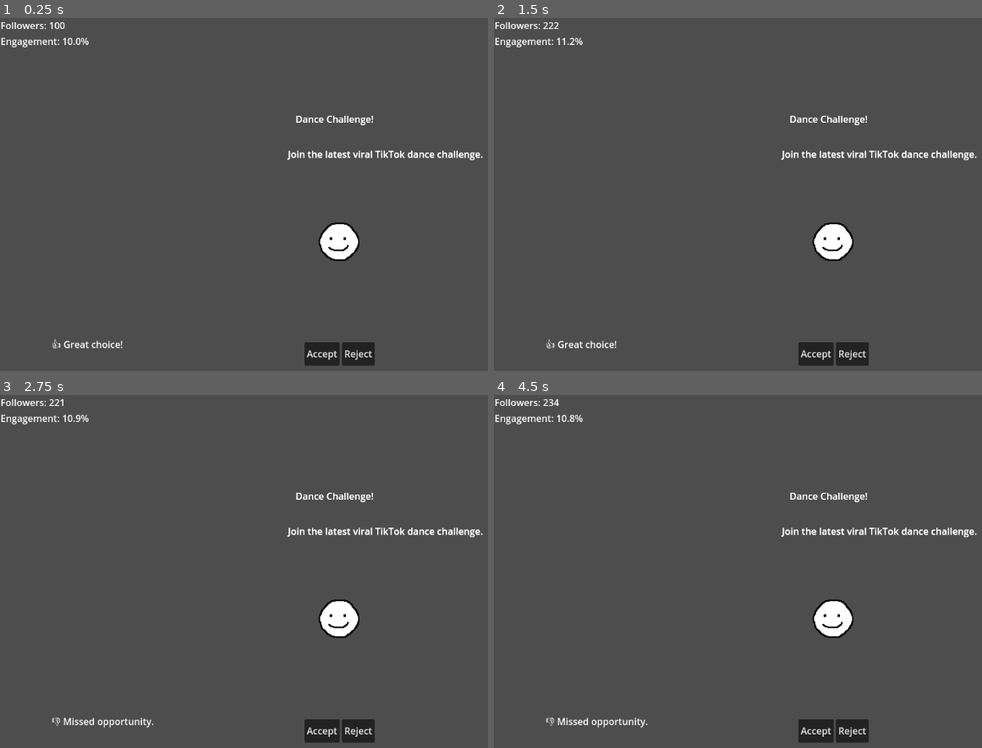
Above: before the commit, frames 1-4 (two rows, left to right).
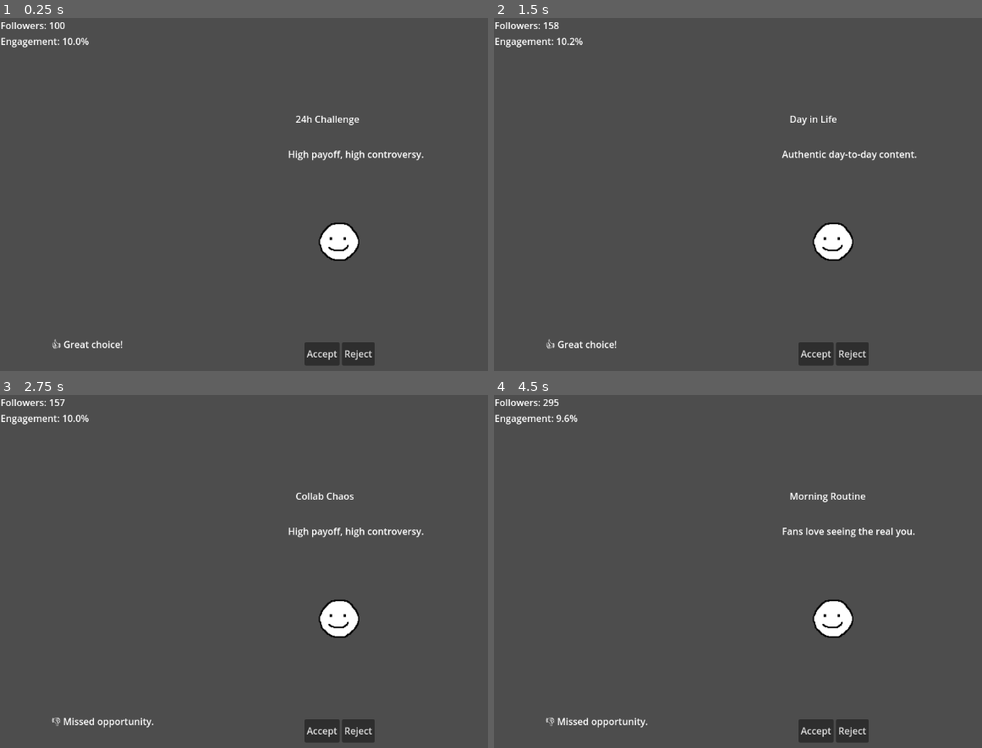
Above: after the commit, the same moments.

Repository: Sanyam-jhingan/InfluencerGame
Game: Godot game, scene res://Main.tscn
The game is run twice, just before and just after one commit, with the same random seed, the same clock (stepped at 60 frames per second) and the same inputs.
Inputs:
- Up to frame 1 (0.25 s): no input
- Up to frame 2 (1.5 s): click "Accept" at 0.5 s; click "Accept" at 1.25 s
- Up to frame 3 (2.75 s): click "Reject" at 2 s
- Up to frame 4 (4.5 s): click "Reject" at 2.75 s; click "Accept" at 3.5 s; click "Reject" at 4.25 s

The runs differ from the first frame. In frame 1, 0.8% of the frame differs, in the area x 58-99%, y 27-41%; in frame 2, 0.8%; in frame 3, 0.7%; in frame 4, 0.8%, in the area x 11-99%, y 1-41%.

Commit message:
Dynamic cards

Diff:
--- a/Card.gd
+++ b/Card.gd
@@ -4,17 +4,49 @@
 signal swipe_rejected(card_data)
 
 var card_data = {
-	"title": "Dance Challenge!",
-	"description": "Join the latest viral TikTok dance challenge.",
-	"reach": randi_range(10, 100),
-	"risk": randf_range(0.1, 0.5)
+	"title": "",
+	"description": "",
+	"reach": 0,
+	"risk": 0.0,
+	"content_type": null,
+	"quality_score": 0.0
+}
+
+# Content-type labels for hints
+var titles_by_type = {
+	"BRAND": ["Sponsored Unboxing", "Ad Deal: Energy Drink", "Brand Q&A"],
+	"TREND": ["Dance Challenge!", "Meme Remix", "Trend Alert 🚨"],
+	"VLOG": ["Morning Routine", "Day in Life", "Vlog: Behind Scenes"],
+	"CHALLENGE": ["24h Challenge", "Extreme Reaction", "Collab Chaos"]
+}
+
+var desc_by_type = {
+	"BRAND": ["Promote a product for a brand.", "Paid ad with target audience.", "Branded content opportunity."],
+	"TREND": ["Viral content circulating online.", "Jump on the latest social meme.", "Might pop off—might flop."],
+	"VLOG": ["Authentic day-to-day content.", "Fans love seeing the real you.", "Longer format video."],
+	"CHALLENGE": ["Trending challenge with big risks.", "High payoff, high controversy.", "Can you pull it off?"]
 }
 
 func _ready():
+	randomize_card_data()
+	display_card()
+	$ButtonContainer/AcceptButton.pressed.connect(_on_accept)
+	$ButtonContainer/RejectButton.pressed.connect(_on_reject)
+
+func randomize_card_data():
+	var types = ["BRAND", "TREND", "VLOG", "CHALLENGE"]
+	var picked_type = types[randi() % types.size()]
+
+	card_data.content_type = picked_type
+	card_data.title = titles_by_type[picked_type][randi() % titles_by_type[picked_type].size()]
+	card_data.description = desc_by_type[picked_type][randi() % desc_by_type[picked_type].size()]
+	card_data.reach = randi_range(50, 300)
+	card_data.risk = randf_range(0.0, 0.6)
+	card_data.quality_score = randf_range(0.0, 1.0)
+
+func display_card():
 	$TitleLabel.text = card_data.title
 	$DescLabel.text = card_data.description
-	$ButtonContainer/AcceptButton.pressed.connect(_on_accept)
-	$ButtonContainer/RejectButton.pressed.connect(_on_reject)
 
 func _on_accept():
 	swipe_accepted.emit(card_data)
--- a/Card.tscn
+++ b/Card.tscn
@@ -38,7 +38,6 @@
 offset_top = -97.0
 offset_right = 73.0
 offset_bottom = -74.0
-text = "Dance Challenge!"
 
 [node name="DescLabel" type="Label" parent="."]
 layout_mode = 0
--- a/Main.gd
+++ b/Main.gd
@@ -11,34 +11,128 @@
 var engagement = 10.0
 var current_card = null
 
+# Algorithm Update System
+enum FavoredContent { TREND, BRAND, VLOG, CHALLENGE }
+var current_favored = FavoredContent.TREND
+var algorithm_timer := Timer.new()
+
+# Brand Deal System
+var brand_deals = []
+var active_deal = null
+
 func _ready():
 	update_stats()
 	generate_new_card()
+
+	# Setup algorithm timer
+	add_child(algorithm_timer)
+	algorithm_timer.wait_time = 30
+	algorithm_timer.autostart = true
+	algorithm_timer.timeout.connect(_on_algorithm_shift)
+
+	# Simulate initial brand deal
+	offer_brand_deal()
 
 func update_stats():
 	follower_label.text = "Followers: %d" % followers
 	engagement_label.text = "Engagement: %.1f%%" % engagement
 
 func generate_new_card():
-	if current_card:
+	if current_card and is_instance_valid(current_card):
 		current_card.queue_free()
+		await get_tree().process_frame  # Ensure it's freed before adding a new one
 
 	var card = preload("res://Card.tscn").instantiate()
+
+	var content_types = FavoredContent.values()
+	var content_type = content_types[randi() % content_types.size()]
+
+	# Randomized attributes
+	card.card_data = {
+		"reach": randi_range(50, 300),
+		"risk": randf_range(0.0, 0.6),
+		"content_type": content_type,
+		"quality_score": randf_range(0.0, 1.0)  # 0.0 = bad, 1.0 = excellent
+	}
+
 	card_container.add_child(card)
 	card.swipe_accepted.connect(_on_card_accepted)
 	card.swipe_rejected.connect(_on_card_rejected)
 	current_card = card
 
 func _on_card_accepted(card_data):
-	followers += card_data.reach
-	engagement += randf_range(0.1, 1.0)
-	result_label.text = "👍 Great choice!"
+	var score = evaluate_card(card_data)
+	var quality = card_data.quality_score
+
+	# Only high-quality content gains followers
+	if quality > 0.4:
+		followers += int(score * quality)
+		engagement += randf_range(0.1, 1.0) * quality
+		result_label.text = "👍 Great choice!"
+	else:
+		# Penalty for blindly accepting junk
+		followers -= int((1.0 - quality) * 50)
+		engagement -= randf_range(0.3, 1.0) * (1.0 - quality)
+		result_label.text = "⚠️ Low-quality post! You lost followers."
+
+	# Check brand deal completion
+	if active_deal and FavoredContent.has(card_data.content_type) and FavoredContent[card_data.content_type] == active_deal.requirement:
+		complete_brand_deal()
+
 	update_stats()
 	generate_new_card()
 
 func _on_card_rejected(card_data):
-	followers -= int(card_data.risk * 5)
-	engagement -= randf_range(0.2, 0.5)
-	result_label.text = "👎 Missed opportunity."
+	var score = evaluate_card(card_data)
+	if score < 50:  # Adjust this threshold as needed
+		result_label.text = "🚫 Good call. That post would’ve flopped!"
+	else:
+		result_label.text = "👎 Missed opportunity."
+		followers -= int(card_data.risk * 5)
+		engagement -= randf_range(0.2, 0.5)
+
 	update_stats()
 	generate_new_card()
+
+
+# ----------- Extensions -----------
+
+# Algorithm Update System
+func _on_algorithm_shift():
+	var options = FavoredContent.values()
+	current_favored = options[randi() % options.size()]
+	print("📣 Algorithm update! Favored content is now:", current_favored)
+
+func evaluate_card(card_data):
+	var base_score = card_data.reach * (1.0 - card_data.risk)
+	if card_data.content_type == FavoredContent.keys()[current_favored]:
+		base_score *= 1.5
+	return base_score
+
+# Brand Deal System
+func offer_brand_deal():
+	var deal = {
+		"brand": "Zappa Cola",
+		"requirement": FavoredContent.BRAND,
+		"reward": 1000,
+		"risk": 0.3
+	}
+	brand_deals.append(deal)
+	show_brand_offer(deal)
+
+func accept_brand_deal(deal):
+	active_deal = deal
+	brand_deals.erase(deal)
+	print("✅ Accepted brand deal with ", deal.brand)
+
+func complete_brand_deal():
+	if active_deal:
+		followers += active_deal.reward
+		result_label.text = "💰 Brand deal completed!"
+		print("🎉 Brand deal complete! Followers gained.")
+		active_deal = null
+
+func show_brand_offer(deal):
+	print("💼 New Brand Deal Offer: %s wants %s content" % [deal.brand, deal.requirement])
+	# In the future, you can pop up a UI panel here
+	accept_brand_deal(deal)  # Auto-accept for now (can change to player choice later)
--- a/Main.tscn
+++ b/Main.tscn
@@ -1,7 +1,6 @@
-[gd_scene load_steps=3 format=3 uid="uid://dpb3wfyql7057"]
+[gd_scene load_steps=2 format=3 uid="uid://dpb3wfyql7057"]
 
 [ext_resource type="Script" path="res://Main.gd" id="1_yxygk"]
-[ext_resource type="PackedScene" uid="uid://bgulvqwap563y" path="res://Card.tscn" id="2_un5mh"]
 
 [node name="Main" type="Control"]
 layout_mode = 3
@@ -33,9 +32,6 @@
 offset_right = 729.0
 offset_bottom = 592.0
 
-[node name="Card" parent="CardContainer" instance=ExtResource("2_un5mh")]
-layout_mode = 1
-
 [node name="ResultLabel" type="Label" parent="."]
 layout_mode = 0
 offset_left = 87.0
